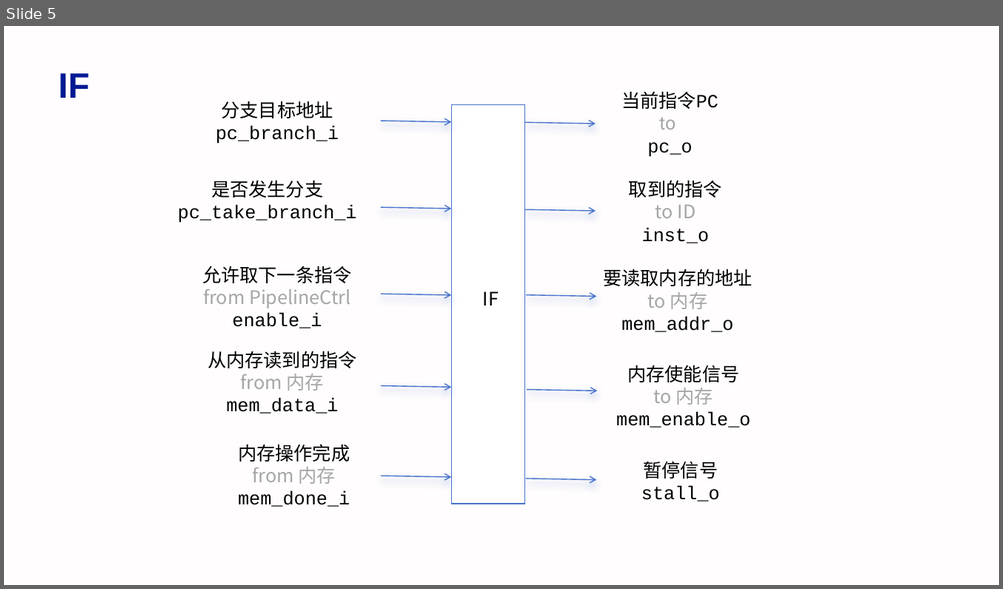
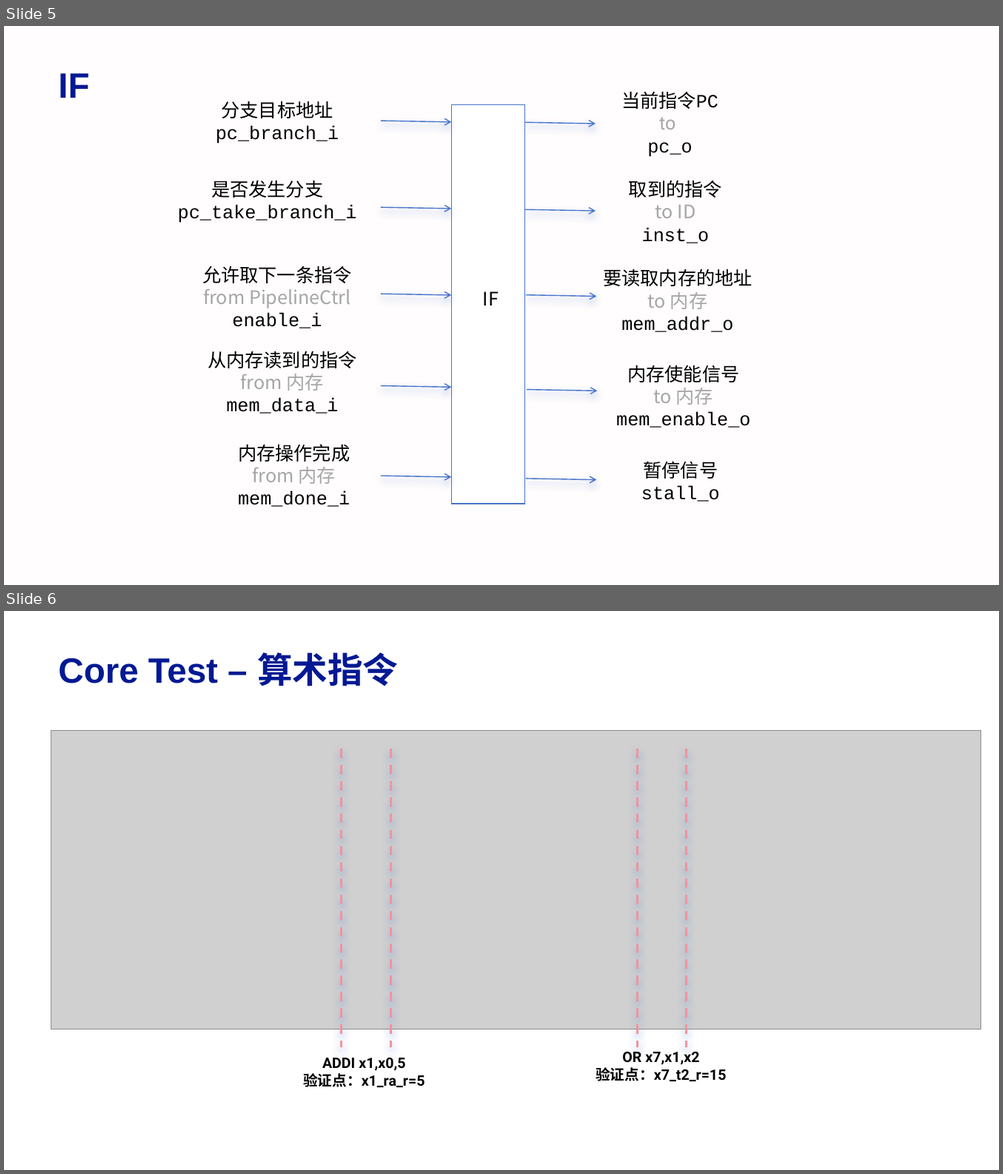
Before and after one commit to ningantrq/trq_minisys_rv, a slide deck: figure/trq_minisys_fig.pptx. Shown one above the other, each under a label of ours: slide 5 before the commit, slides 5 and 6 after it. The pictures are 1003x589 and 1003x1174 pixels, drawn with LibreOffice and Linux fonts; fonts in the diff are those of the drawing; grey boxes stand for pictures. Boxes give left, top, right and bottom in pixels: in the first picture for what was removed or moved away, otherwise in the second. Text is boxed around its words. In the diff, an @@ line names an element or a change of style, - is before the commit and + after.

Commit message:
test: add the test details of core and uart

```diff
--- a/figure/trq_minisys_fig.pptx
+++ b/figure/trq_minisys_fig.pptx
@@ slide 6 added at <box>4,611,999,1170</box>, background #FFFFFF @@
@@ text added at <box>58,652,398,686</box>, 34 pt, text #011993, bold @@
+Core Test – 算术指令
@@ picture added at <box>51,730,981,1030</box> @@
@@ line added from (341, 749) to (341, 1048), #EF949E 2.25 pt dashed @@
@@ line added from (391, 749) to (391, 1048), #EF949E 2.25 pt dashed @@
@@ line added from (637, 749) to (637, 1048), #EF949E 2.25 pt dashed @@
@@ line added from (686, 749) to (686, 1048), #EF949E 2.25 pt dashed @@
@@ text added at <box>595,1052,726,1082</box>, 14 pt, text #000000, bold @@
+OR x7,x1,x2
+验证点：x7_t2_r=15
@@ text added at <box>303,1058,424,1088</box>, 14 pt, text #000000, bold @@
+ADDI x1,x0,5
+验证点：x1_ra_r=5
```
Also in this commit, not shown: 5 other slides added, 10 other files.
